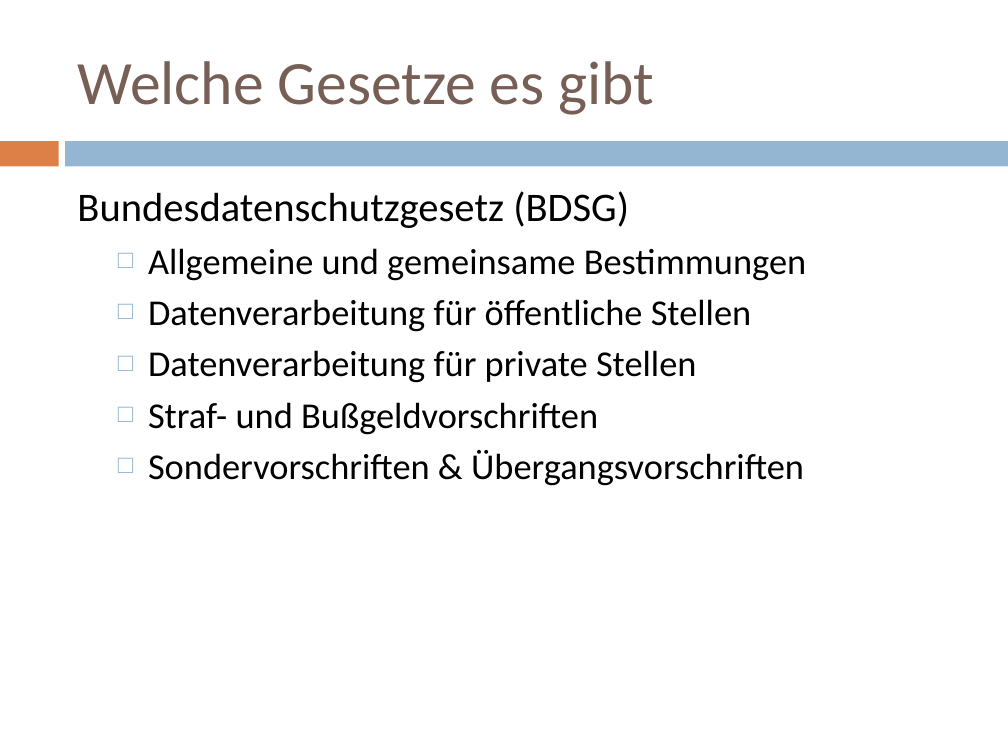
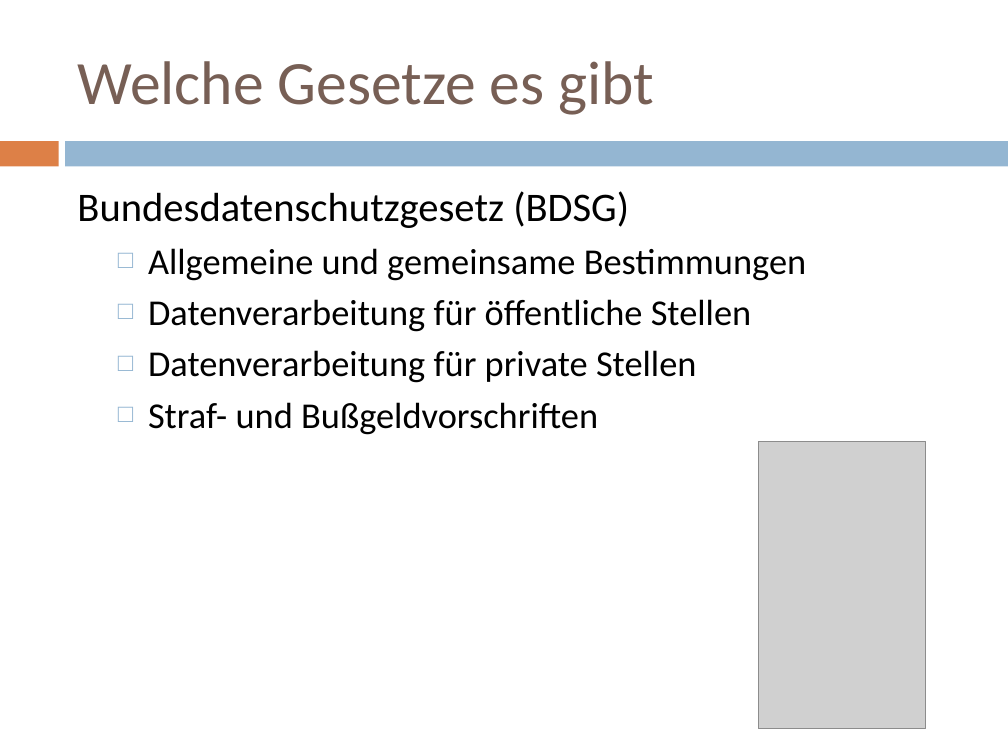
Before and after one commit to doctordebug/Hackerpraktikum, a slide deck: slide 6 of Präsentationen/PT1.pptx. Drawn at 1008x756 pixels with LibreOffice and Linux fonts; fonts in the diff are those of the drawing; grey boxes stand for pictures. Boxes give left, top, right and bottom in pixels: in the first picture for what was removed or moved away, otherwise in the second. Text is boxed around its words. In the diff, an @@ line names an element or a change of style, - is before the commit and + after.

```diff
--- a/Präsentationen/PT1.pptx
+++ b/Präsentationen/PT1.pptx
@@ picture added at (758,442,926,729) @@
@@ text at (148,450,804,486): paragraph removed @@
-  □ Sondervorschriften & Übergangsvorschriften
```
Also in this commit, not shown: 13 other slides changed, 2 slides added.
